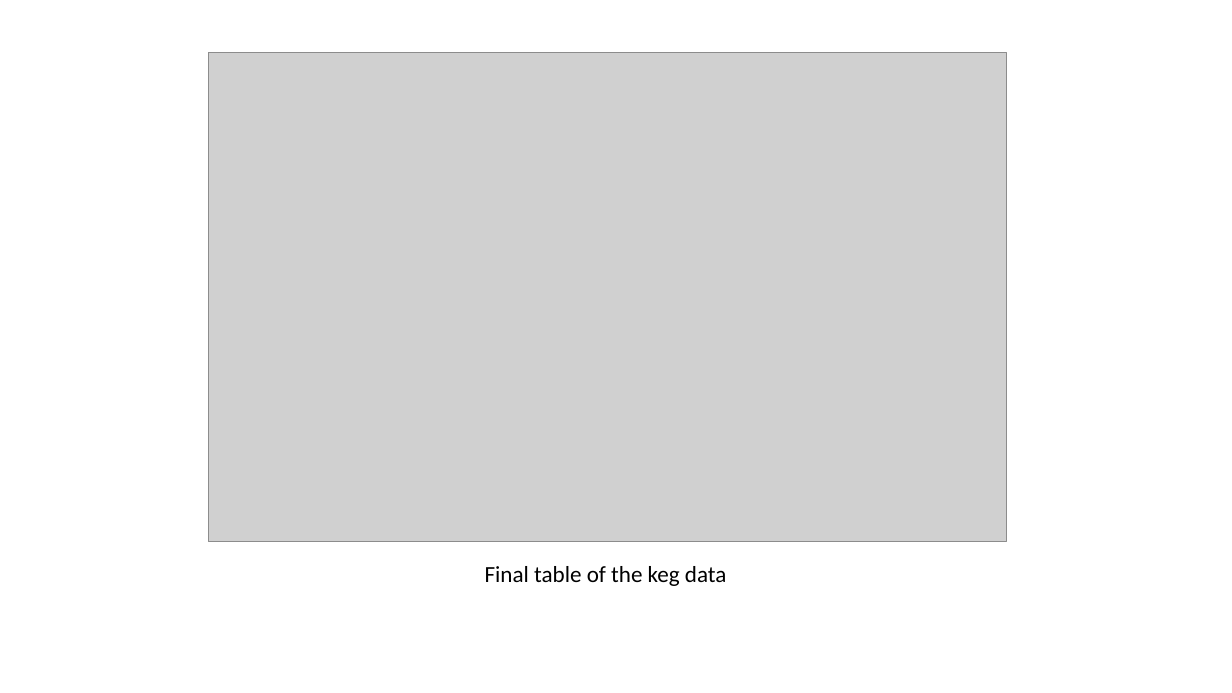
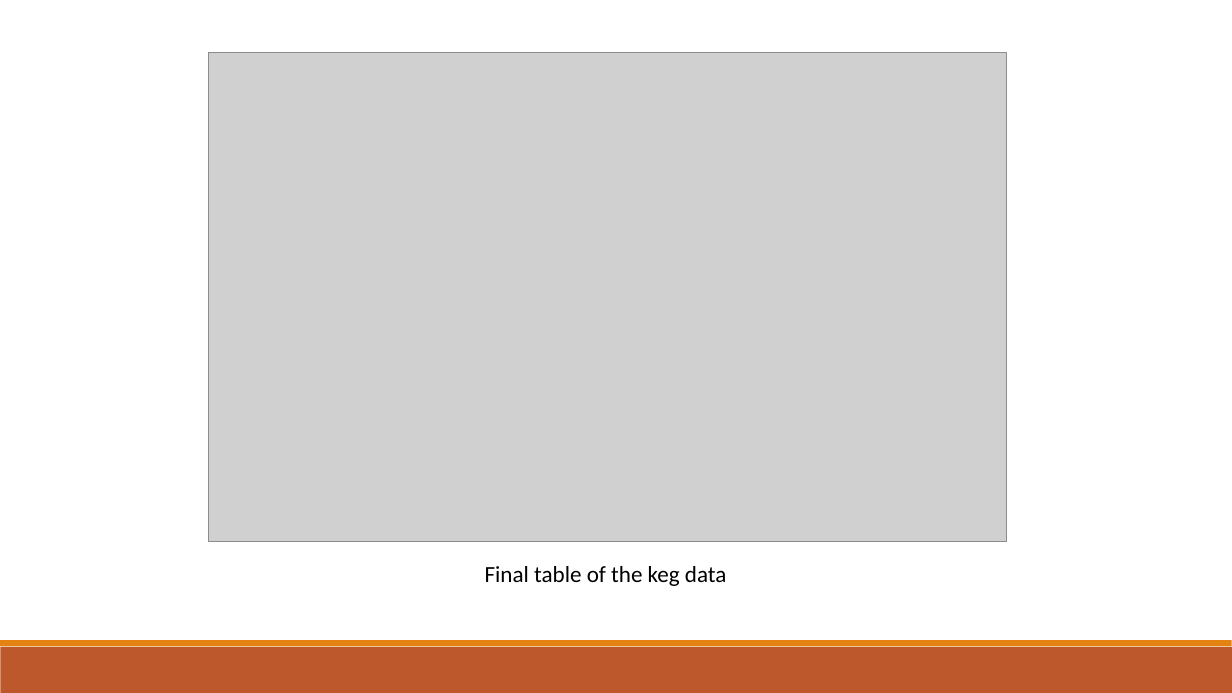
Before and after one commit to therikshak/Summer2017Projects, a slide deck: slide 12 of Documentation/Erik_Summer_Deck.pptx (slide 9 before the commit). Drawn at 1232x693 pixels with LibreOffice and Linux fonts; fonts in the diff are those of the drawing; grey boxes stand for pictures. Boxes give left, top, right and bottom in pixels: in the first picture for what was removed or moved away, otherwise in the second. Text is boxed around its words. In the diff, an @@ line names an element or a change of style, - is before the commit and + after.

```diff
--- a/Documentation/Erik_Summer_Deck.pptx
+++ b/Documentation/Erik_Summer_Deck.pptx
@@ rectangle added at <box>0,647,1232,693</box>, fill #BD582C @@
@@ rectangle added at <box>0,640,1232,647</box>, fill #E48312 @@
```
Also in this commit, not shown: 8 other slides changed, 3 slides added, 11 other files.
